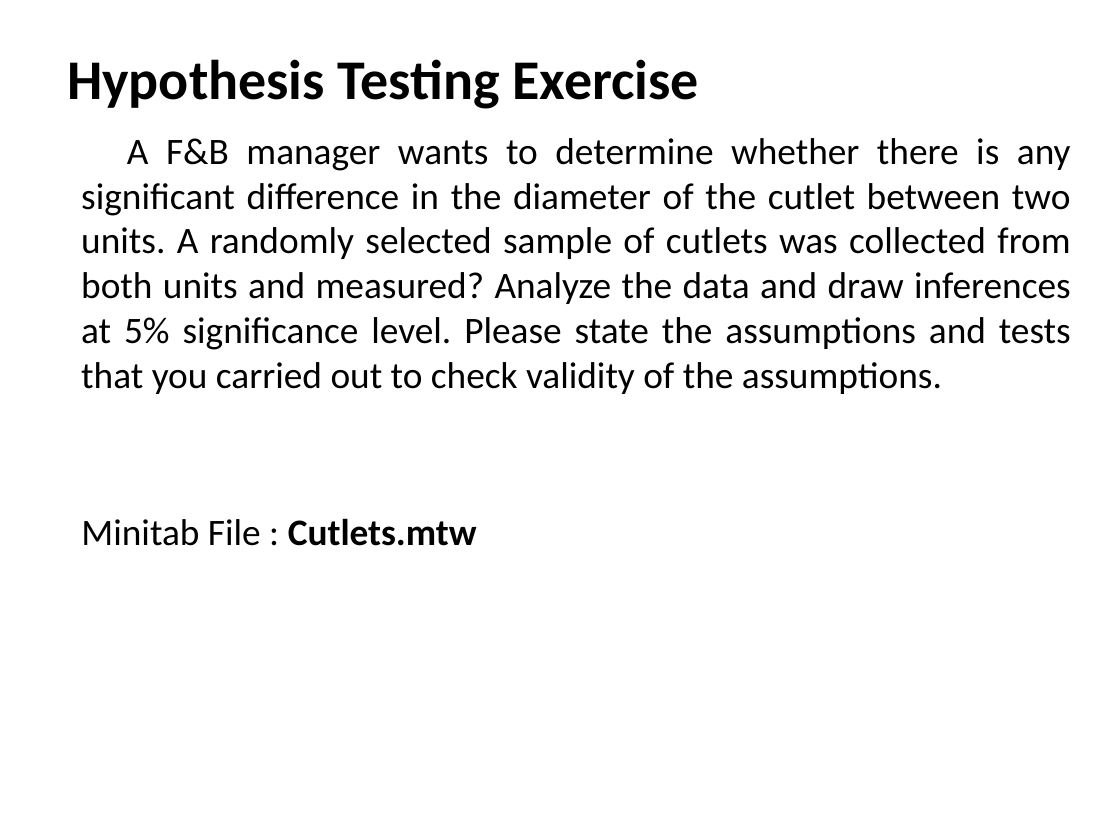
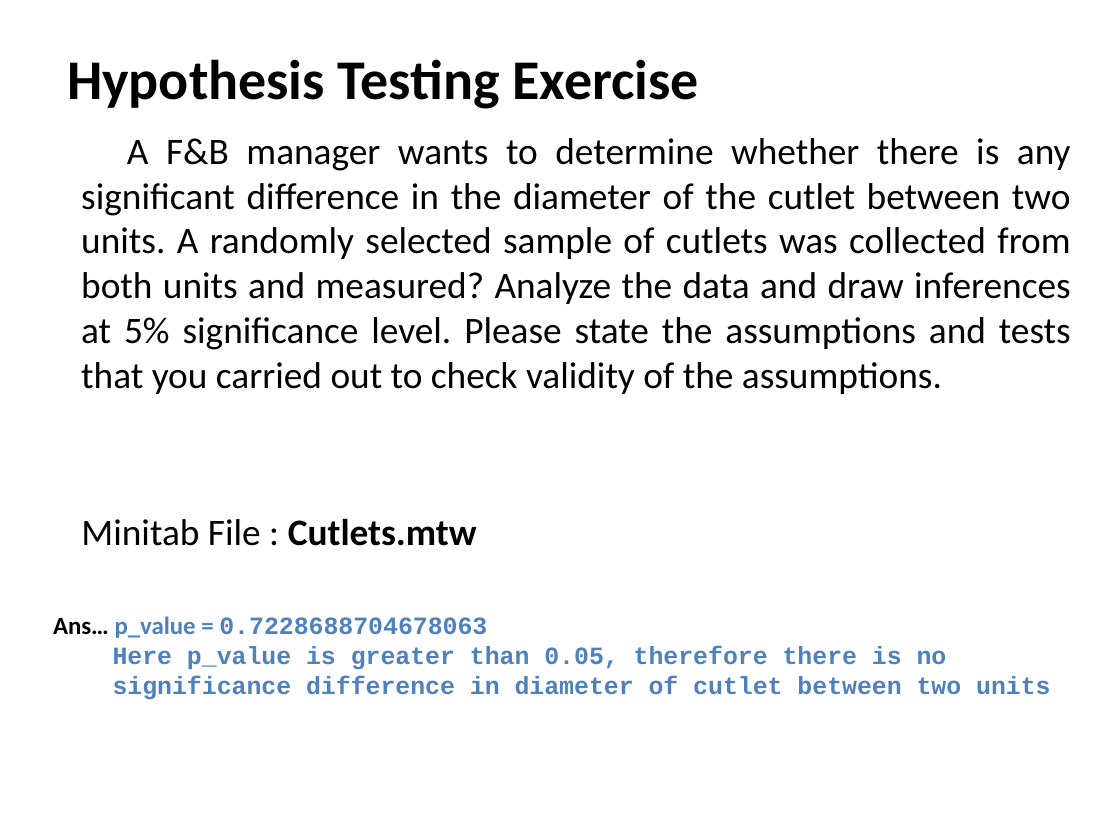
Before and after one commit to Omkar0504/ExcelR-Data-Science-Assignments, a slide deck: slide 1 of assignment 3/Hypothesis_Testing_Assignment.pptx. Drawn at 1120x840 pixels with LibreOffice and Linux fonts; fonts in the diff are those of the drawing. Boxes give left, top, right and bottom in pixels: in the first picture for what was removed or moved away, otherwise in the second. Text is boxed around its words. In the diff, an @@ line names an element or a change of style, - is before the commit and + after.

```diff
--- a/assignment 3/Hypothesis_Testing_Assignment.pptx
+++ b/assignment 3/Hypothesis_Testing_Assignment.pptx
@@ text added at [53, 616, 1050, 700], 16 pt, text #4F81BD, bold @@
+Ans… p_value = 0.7228688704678063
+Here p_value is greater than 0.05, therefore there is no
+significance difference in diameter of cutlet between two units
```
Also in this commit, not shown: 1 other slide changed, 4 other files.
